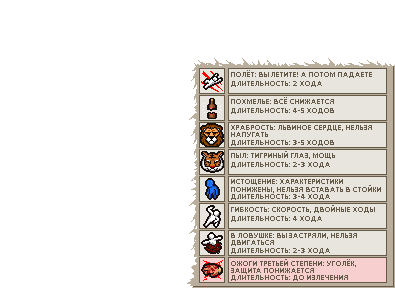
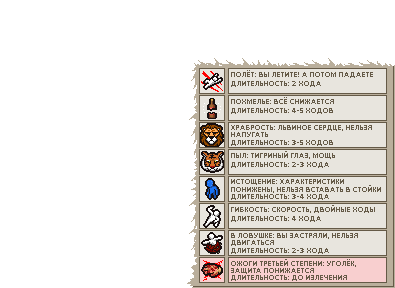
Two versions of the same layered image (395 × 288). Layer-by-layer changes:
added group "Перевод" with 3 layers above "Шрифты" over [238, 72, 373, 281]
added layer "Layer 2" in group "Перевод" over [238, 72, 373, 281]
renamed "Слой 1" to "Первый", hid it, moved it into group "Перевод" over [238, 72, 373, 281]
